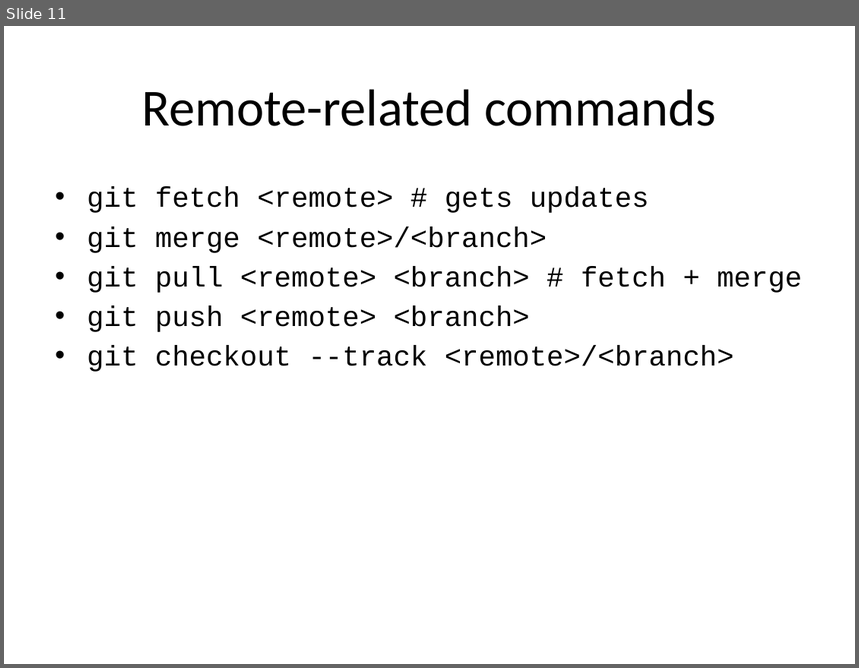
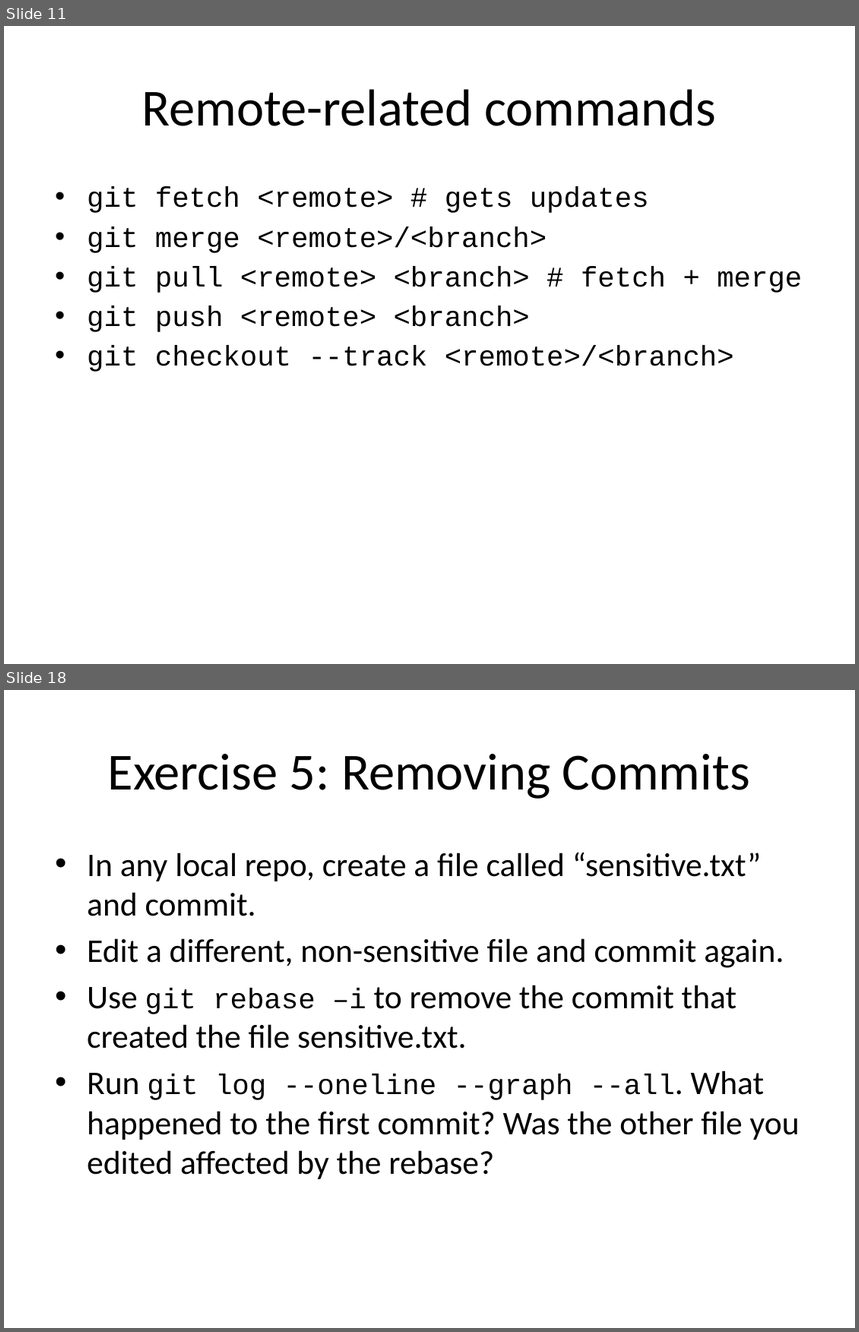
Before and after one commit to nuitrcs/intermediate-git-workshop, a slide deck: Intermediate Git and GitHub.pptx. Shown one above the other, each under a label of ours: slide 11 before the commit, slides 11 and 18 after it; the slides between them are not shown. The pictures are 859x668 and 859x1332 pixels, drawn with LibreOffice and Linux fonts; fonts in the diff are those of the drawing; background and template pictures are left out. Boxes give left, top, right and bottom in pixels: in the first picture for what was removed or moved away, otherwise in the second. Text is boxed around its words. In the diff, an @@ line names an element or a change of style, - is before the commit and + after.

```diff
--- a/Intermediate Git and GitHub.pptx
+++ b/Intermediate Git and GitHub.pptx
@@ slide 18 added at bbox=[4, 690, 855, 1328], background picture (left out) @@
@@ title added at bbox=[108, 754, 750, 799], 44 pt, text #000000 @@
+Exercise 5: Removing Commits
@@ text added at bbox=[87, 853, 800, 1179], 28 pt, text #000000 @@
+• In any local repo, create a file called “sensitive.txt” and commit.
+• Edit a different, non-sensitive file and commit again.
+• Use git rebase –i to remove the commit that created the file sensitive.txt.
+• Run git log --oneline --graph --all. What happened to the first commit? Was the other file you edited affected by the rebase?
@@ page number added at bbox=[614, 1281, 813, 1315], 12 pt, text #FFFFFF @@
+17
```
Also in this commit, not shown: 3 slides changed, 11 other slides added.
